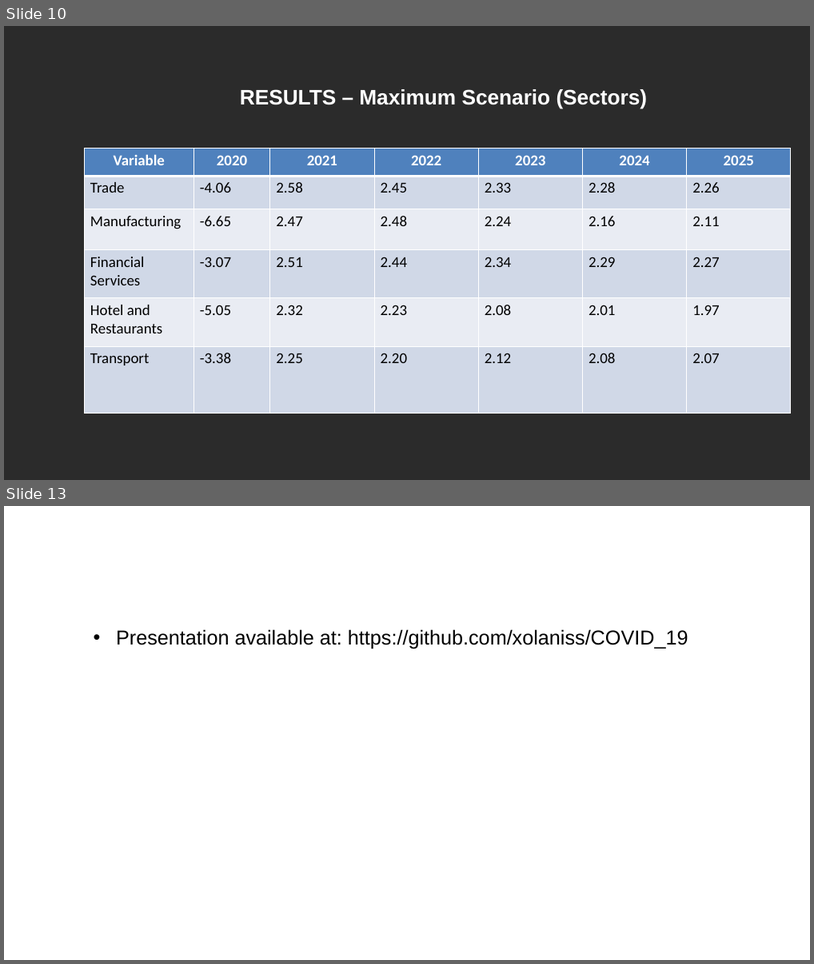
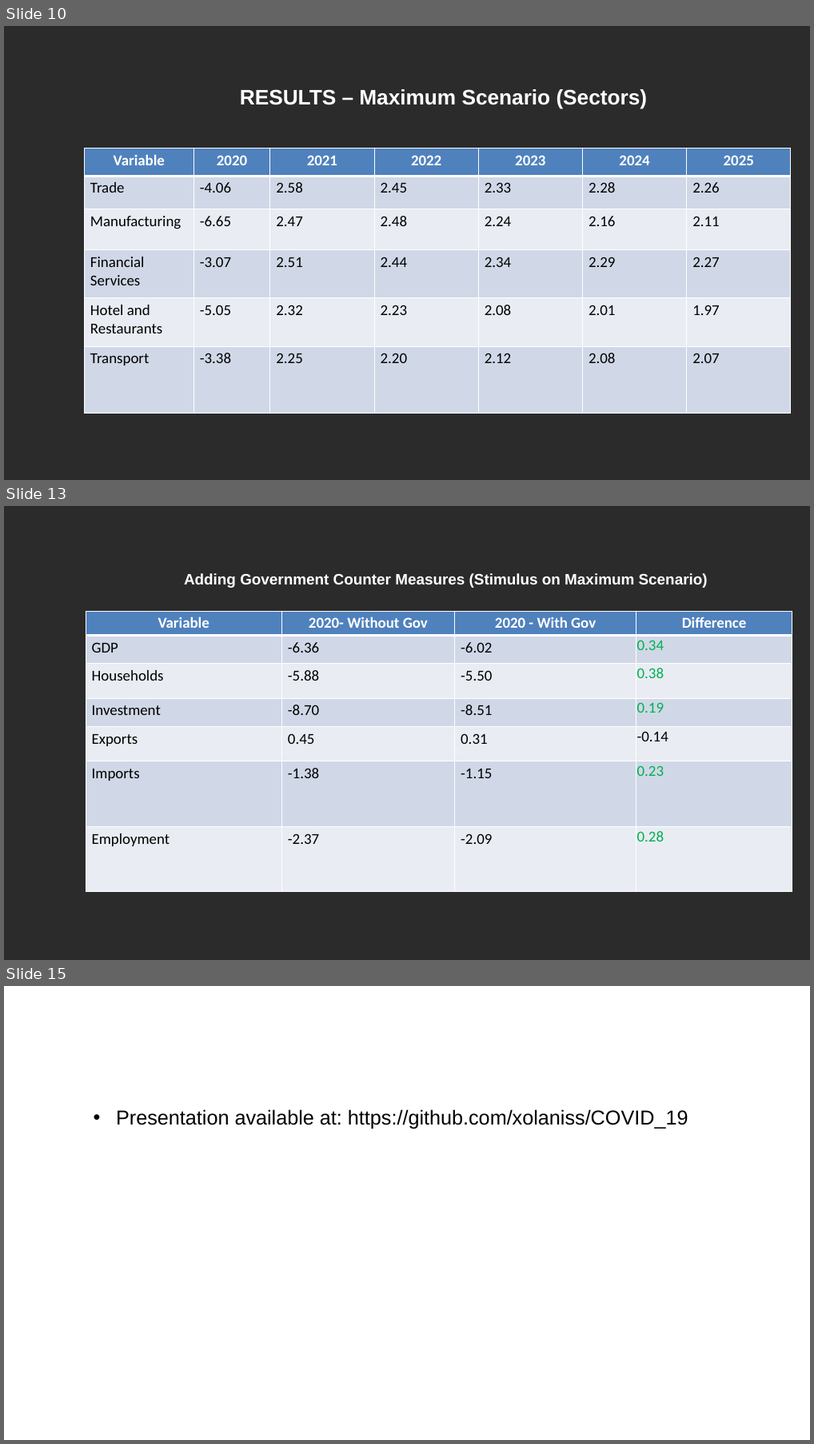
Before and after one commit to xolaniss/COVID_19, a slide deck: COVID-19 Economic Impact.pptx. Shown one above the other, each under a label of ours: slides 10 and 13 before the commit, slides 10, 13 and 15 after it; the slides between them are not shown. The pictures are 814x964 and 814x1444 pixels, drawn with LibreOffice and Linux fonts; fonts in the diff are those of the drawing; background and template pictures are left out; a plain dark background stands for a picture behind light text. Boxes give left, top, right and bottom in pixels: in the first picture for what was removed or moved away, otherwise in the second. Text is boxed around its words. In the diff, an @@ line names an element or a change of style, - is before the commit and + after.

Commit message:
Stimulus

```diff
--- a/COVID-19 Economic Impact.pptx
+++ b/COVID-19 Economic Impact.pptx
@@ slide 13 added at <box>4,506,810,960</box>, background picture (left out) @@
@@ title added at <box>184,573,708,588</box>, 18 pt, text #FFFFFF, bold @@
+Adding Government Counter Measures (Stimulus on Maximum Scenario)
@@ table added at <box>86,611,792,891</box>, 7 rows, 4 columns @@
+Variable | 2020- Without Gov | 2020 - With Gov | Difference
+GDP | -6.36 | -6.02 | 0.34
+Households | -5.88 | -5.50 | 0.38
+Investment | -8.70 | -8.51 | 0.19
+Exports | 0.45 | 0.31 | -0.14
+Imports | -1.38 | -1.15 | 0.23
+Employment | -2.37 | -2.09 | 0.28
@@ what was slide 13 is now slide 15 @@
```
Also in this commit, not shown: 5 slides changed, 2 other slides added, 1 slide removed.
